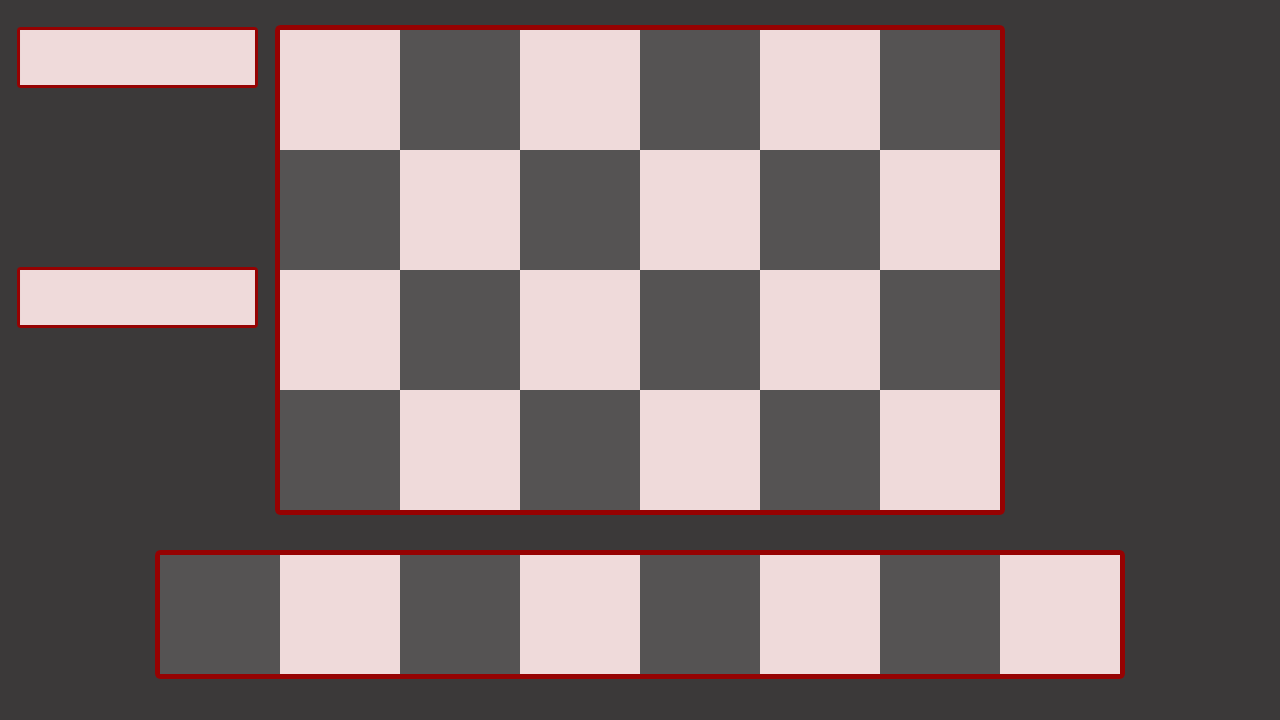
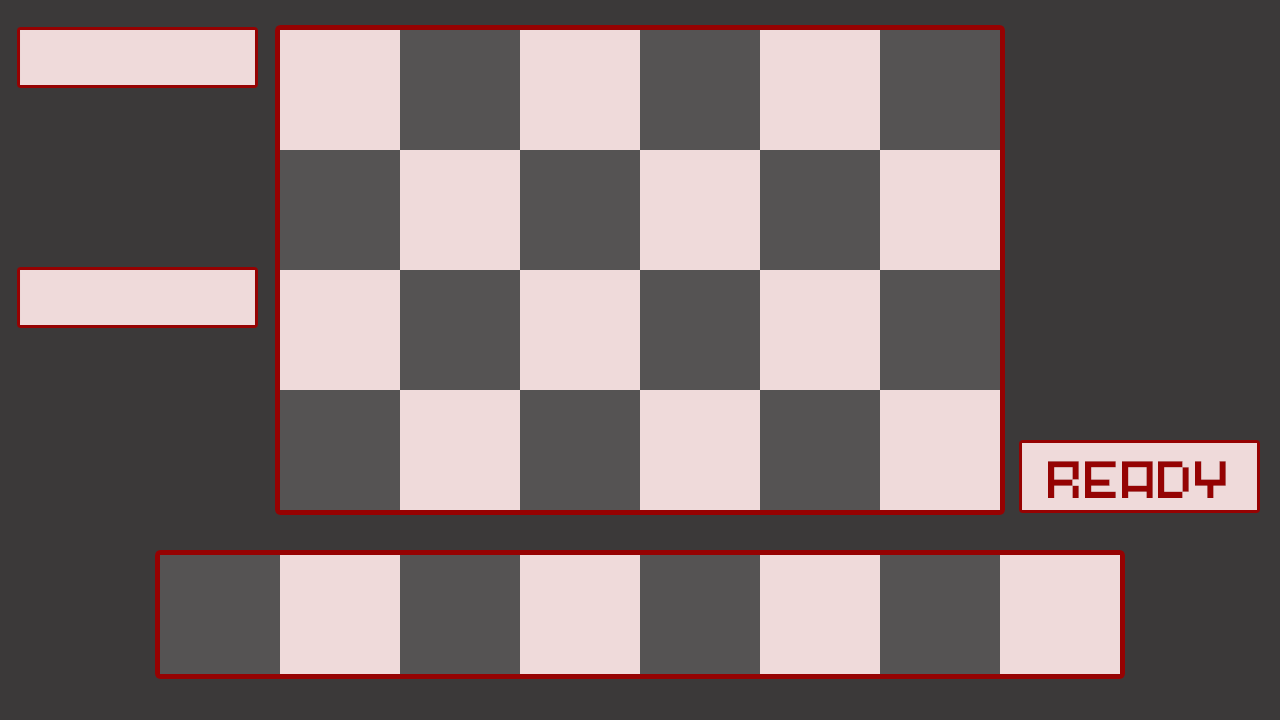
The second 1280 × 720 image is a revision of the first. Changes to its layers:
added layer "READY" above "Layer 5 copy 3" over [1048, 461, 1226, 498]
added layer "Layer 5 copy 3" above "Layer 5 copy 2" over [1022, 443, 1257, 510]
